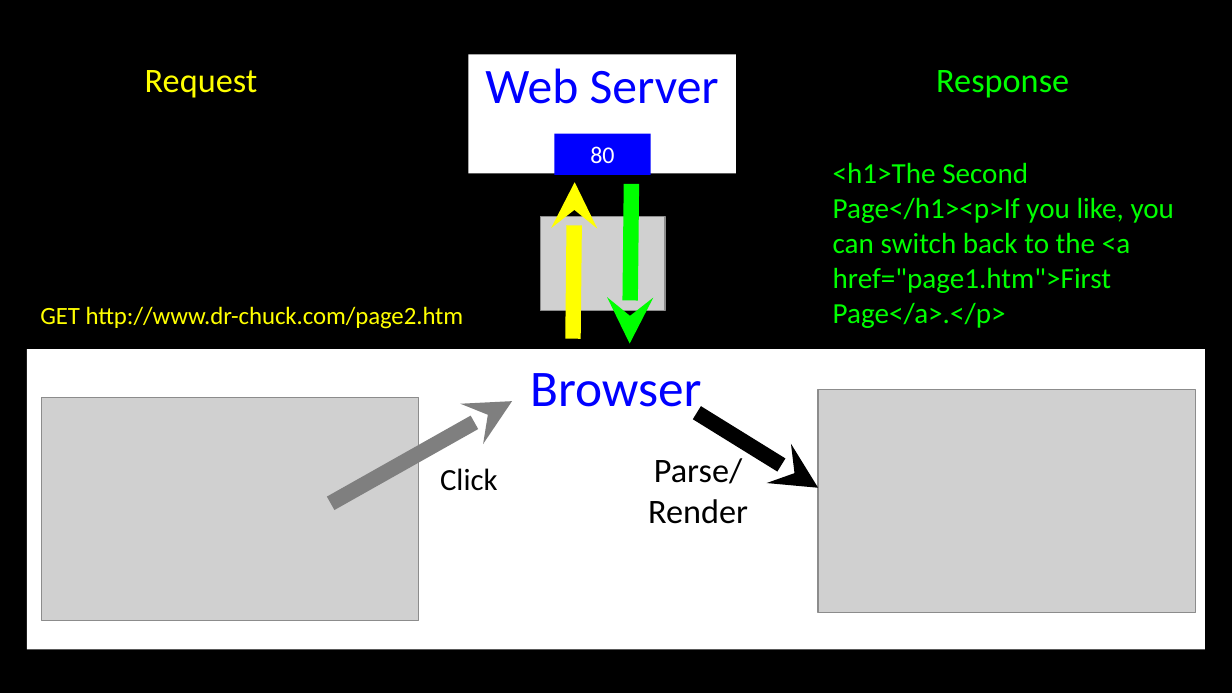
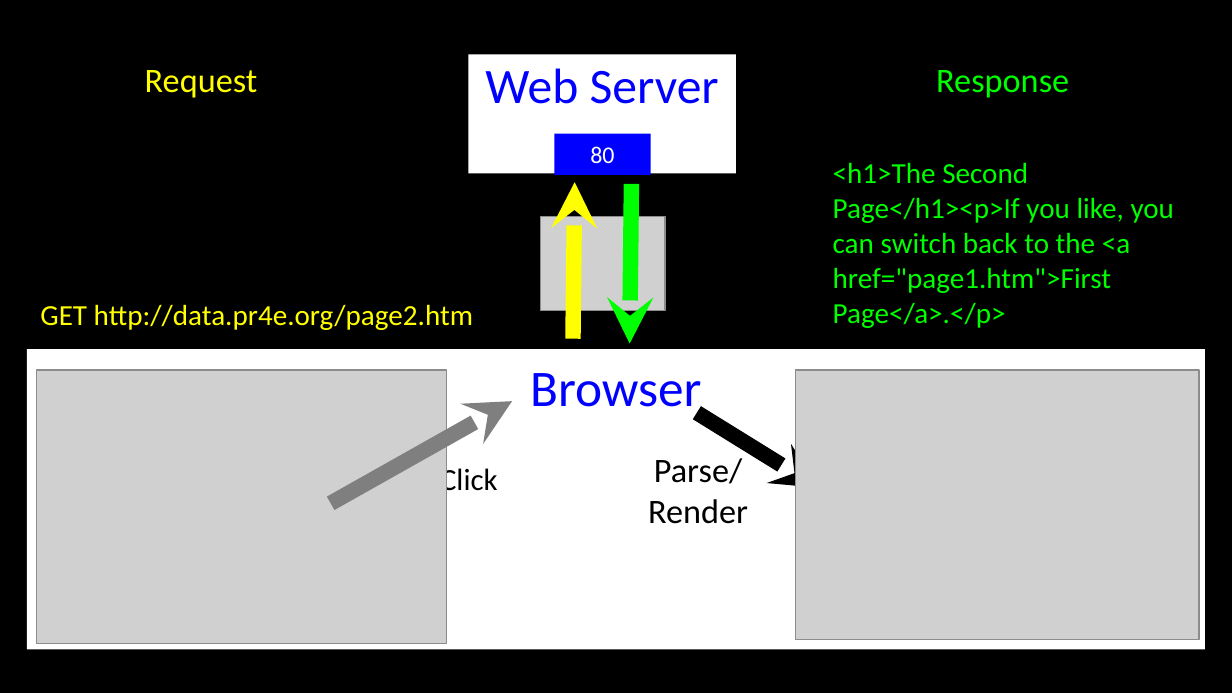
Before and after one commit to csev/dj4e, a slide deck: slide 10 of lectures/Web-01-HTTP.ppt. Drawn at 1232x693 pixels with LibreOffice and Linux fonts; fonts in the diff are those of the drawing; grey boxes stand for pictures. Boxes give left, top, right and bottom in pixels: in the first picture for what was removed or moved away, otherwise in the second. Text is boxed around its words. In the diff, an @@ line names an element or a change of style, - is before the commit and + after.

```diff
--- a/lectures/Web-01-HTTP.ppt
+++ b/lectures/Web-01-HTTP.ppt
@@ text at (40, 304, 473, 330): text changed; size 14.4 to 17 pt @@
-GET http://www.dr-chuck.com/page2.htm
+GET http://data.pr4e.org/page2.htm
@@ picture: place and size @@
-picture at (42, 398, 419, 621)
+picture at (36, 371, 446, 644)
@@ picture: place and size @@
-picture at (818, 389, 1195, 612)
+picture at (795, 371, 1199, 641)
```
Also in this commit, not shown: 6 other slides changed, 1 slide added, 1 slide removed.
